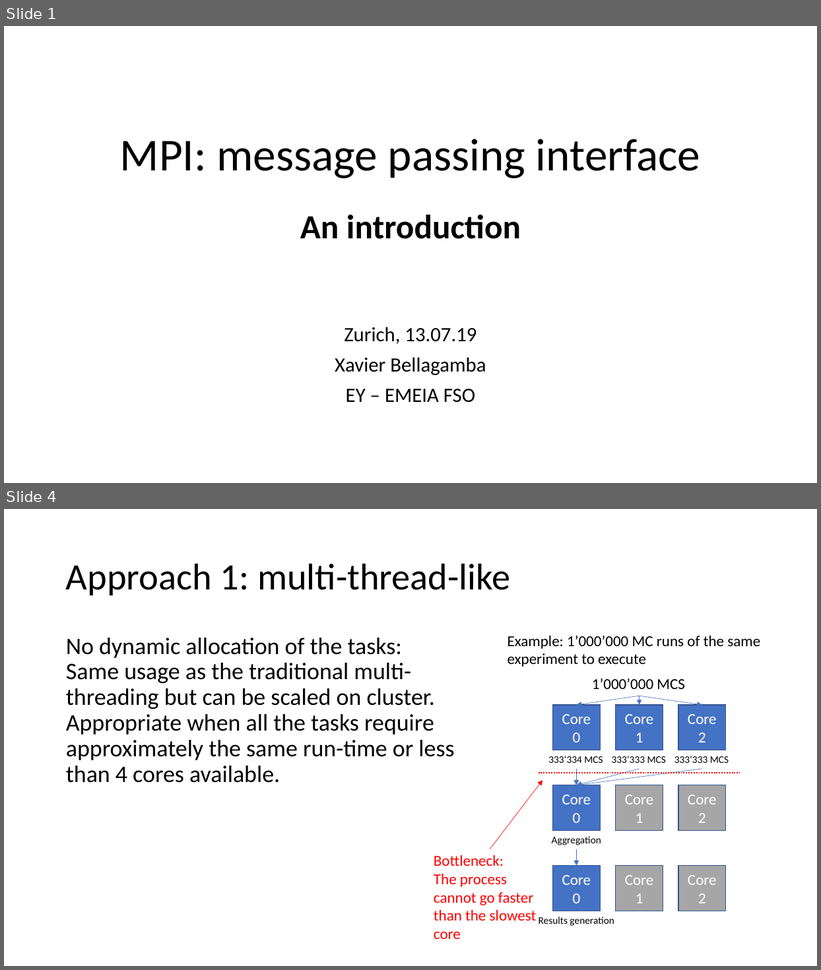
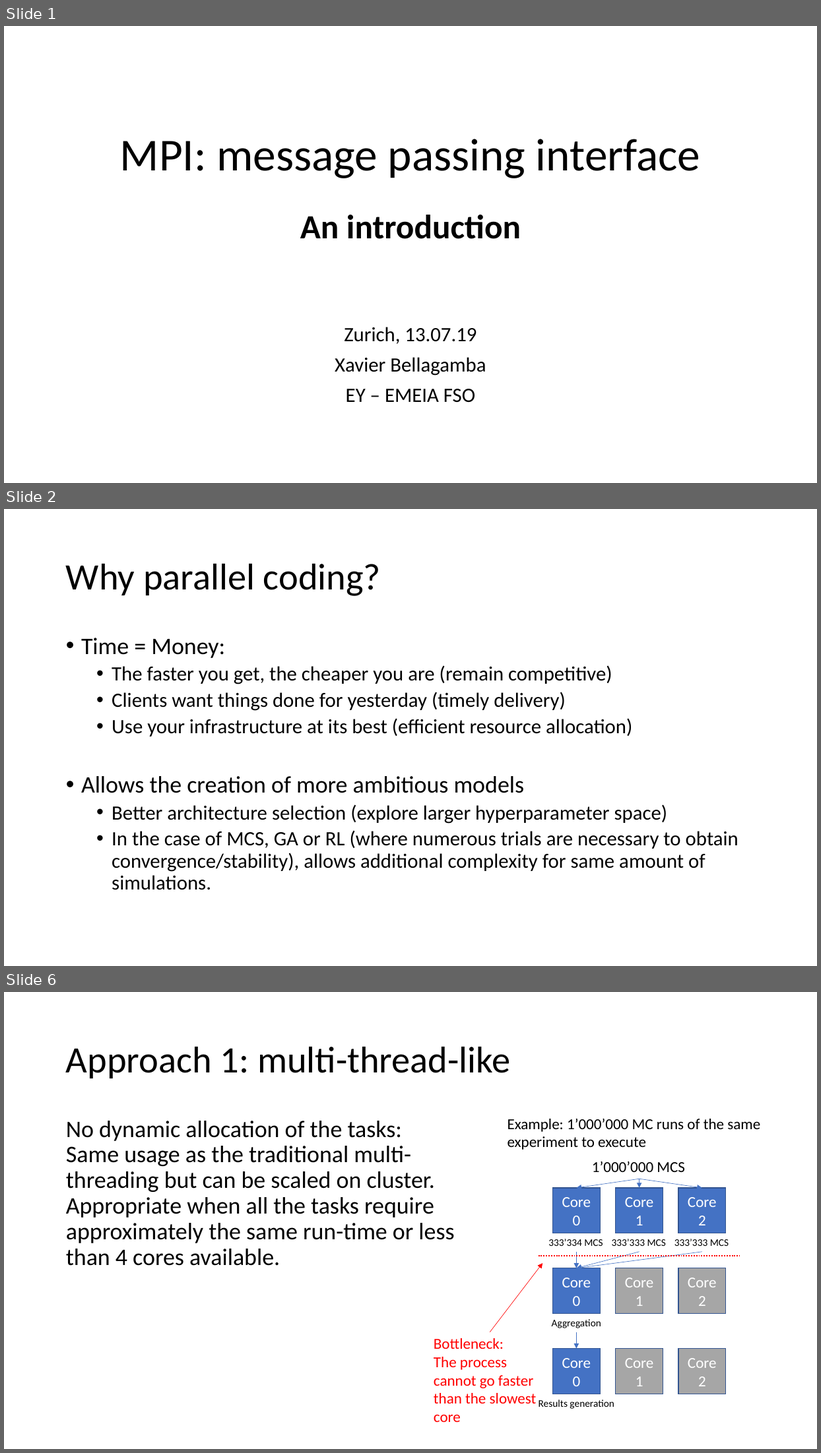
Before and after one commit to xavierbellagamba/MPI_example, a slide deck: MPI.pptx. Shown one above the other, each under a label of ours: slides 1 and 4 before the commit, slides 1, 2 and 6 after it; the slides between them are not shown. The pictures are 821x970 and 821x1453 pixels, drawn with LibreOffice and Linux fonts; fonts in the diff are those of the drawing. Boxes give left, top, right and bottom in pixels: in the first picture for what was removed or moved away, otherwise in the second. Text is boxed around its words. In the diff, an @@ line names an element or a change of style, - is before the commit and + after.

```diff
--- a/MPI.pptx
+++ b/MPI.pptx
@@ slide 2 added at bbox=[4, 509, 817, 966], background #FFFFFF @@
@@ title added at bbox=[66, 563, 381, 596], 44 pt, text #000000 @@
+Why parallel coding?
@@ text added at bbox=[81, 638, 739, 890], 24 pt, text #000000 @@
+• Time = Money:
+  • The faster you get, the cheaper you are (remain competitive)
+  • Clients want things done for yesterday (timely delivery)
+  • Use your infrastructure at its best (efficient resource allocation)
+• Allows the creation of more ambitious models
+  • Better architecture selection (explore larger hyperparameter space)
+  • In the case of MCS, GA or RL (where numerous trials are necessary to obtain convergence/stability), allows additional complexity for same amount of simulations.
@@ what was slide 4 is now slide 6 @@
```
Also in this commit, not shown: 6 slides changed, 3 other slides added.
